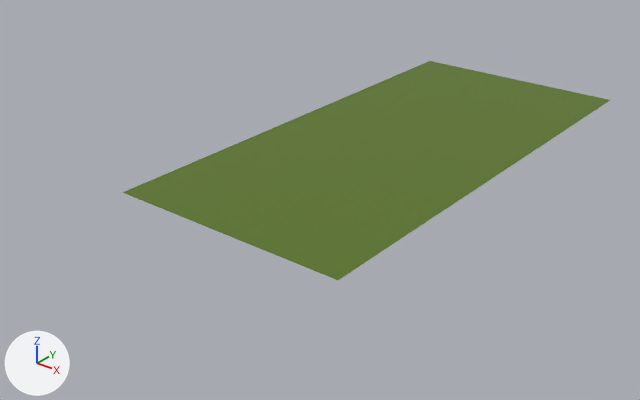
Two versions of the Blender file art/field.blend, one commit apart.
Both versions are drawn from a 50 mm lens placed at (382.0, -390.0, 280.0), pointed at (-21.0, 113.0, -32.0). Lighting does not change. The marker at lower left points along +X, +Y and +Z.

The first picture shows 'medium', 'source', 'target'.
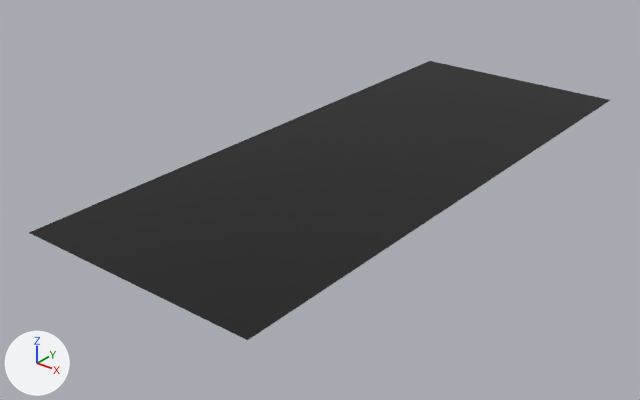
Where the change shows, as pixel boxes [x1, y1, x2, y2] in the pictures (640 x 400 px):
'source', recoloured, moved, rescaled (green to black, 36% wider, 57% taller): before [122, 175, 376, 280]; after [29, 175, 376, 340]
'medium', recoloured (green to black): [164, 112, 509, 255] in both
'target', recoloured (green to black): [312, 61, 610, 167] in both

Edits to the bpy script that builds the scene:
```text
Change mat_base:
    mat_base.base_color: (0.102, 0.174, 0.0118) -> (0.0, 0.0, 0.0)  # dark green #5a741c -> black #000000
Change ob_source:
    ob_source.location: (0.0, 0.0, 0.0) -> (0.0, -40.3, 0.0)
    ob_source.scale: (1.0, 1.0, 1.0) -> (1.0, 3.02, 1.0)
```
